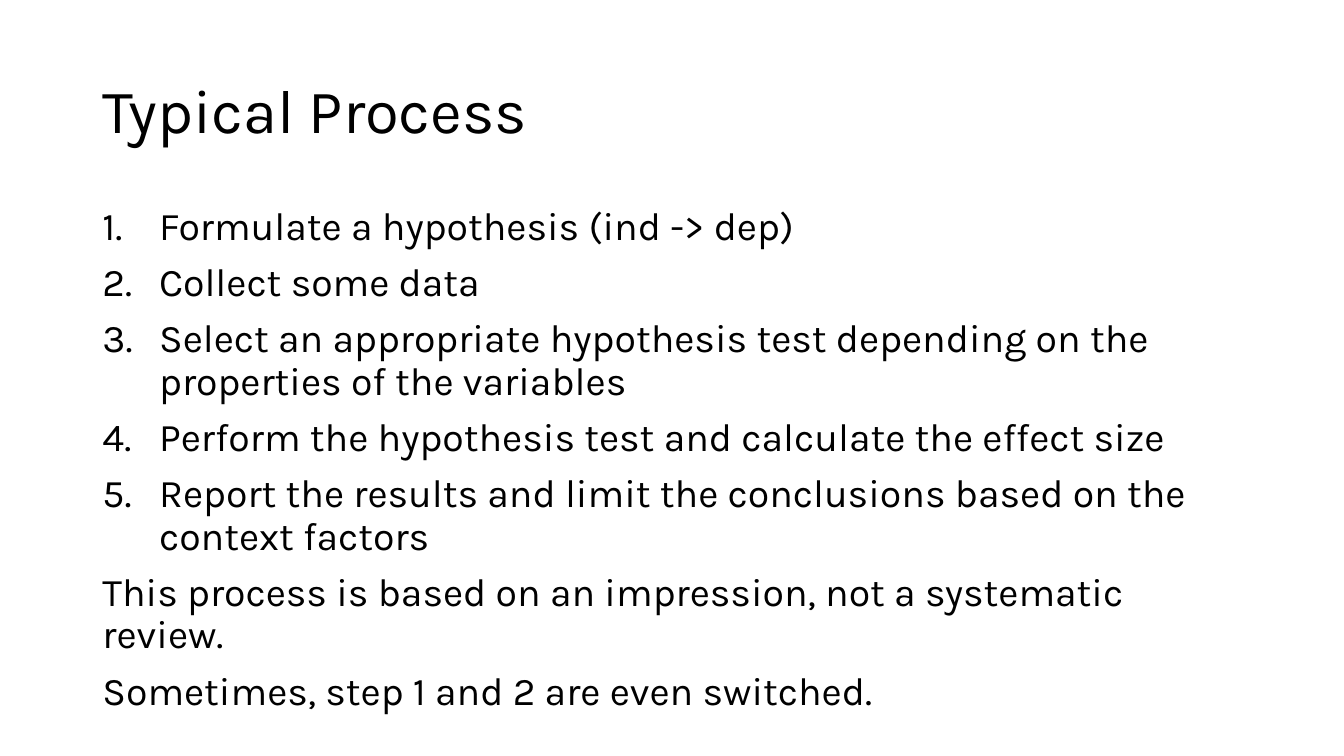
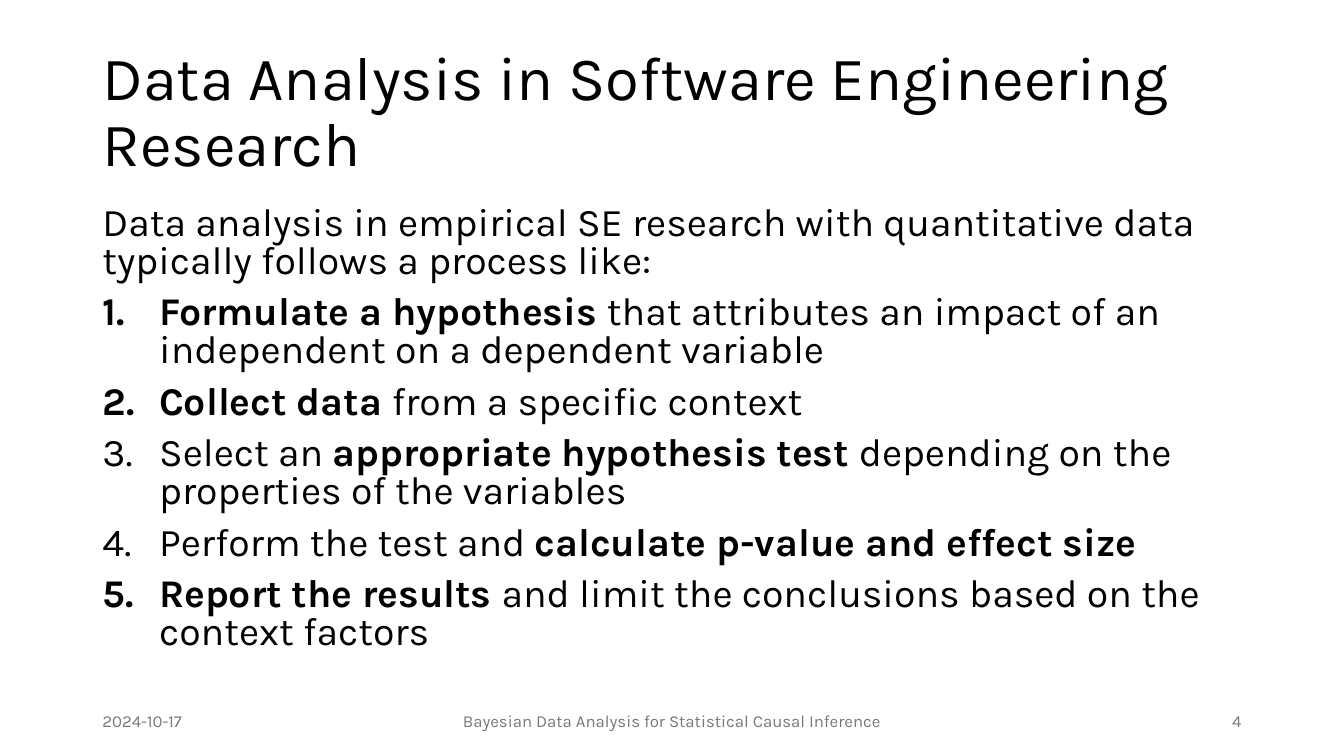
Before and after one commit to JulianFrattini/bda4sci, a slide deck: slide 4 of slides/singular/bda4sci.pptx (slide 5 before the commit). Drawn at 1344x756 pixels with LibreOffice and Linux fonts; fonts in the diff are those of the drawing. Boxes give left, top, right and bottom in pixels: in the first picture for what was removed or moved away, otherwise in the second. Text is boxed around its words. In the diff, an @@ line names an element or a change of style, - is before the commit and + after.

```diff
--- a/slides/singular/bda4sci.pptx
+++ b/slides/singular/bda4sci.pptx
@@ title at (102,57,1169,167): text changed @@
-Typical Process
+Data Analysis in Software Engineering Research
@@ text at (102,209,1194,425): text changed @@
-1. Formulate a hypothesis (ind -> dep)
-2. Collect some data
+Data analysis in empirical SE research with quantitative data typically follows a process like:
+1. Formulate a hypothesis that attributes an impact of an independent on a dependent variable
+2. Collect data from a specific context
@@ text at (159,438,1199,646): bold on in "appropriate hypothesis test", "Report the results"; line spacing 0.9 to 0.8 @@
@@ text at (159,528,1137,566): text changed; bold on @@
-4. Perform the hypothesis test and calculate the effect size
+4. Perform the test and calculate p-value and effect size
@@ text at (102,579,1123,715): paragraphs removed @@
-This process is based on an impression, not a systematic review.
-Sometimes, step 1 and 2 are even switched.
@@ text added at (102,716,181,727), 12 pt, text #797979 @@
+2024-10-17
@@ text added at (463,715,880,731), 12 pt, text #797979 @@
+Bayesian Data Analysis for Statistical Causal Inference
@@ page number added at (1232,716,1241,727), 12 pt, text #797979 @@
+4
```
Also in this commit, not shown: 22 other slides changed, 34 slides added, 11 slides removed, 2 other files.
